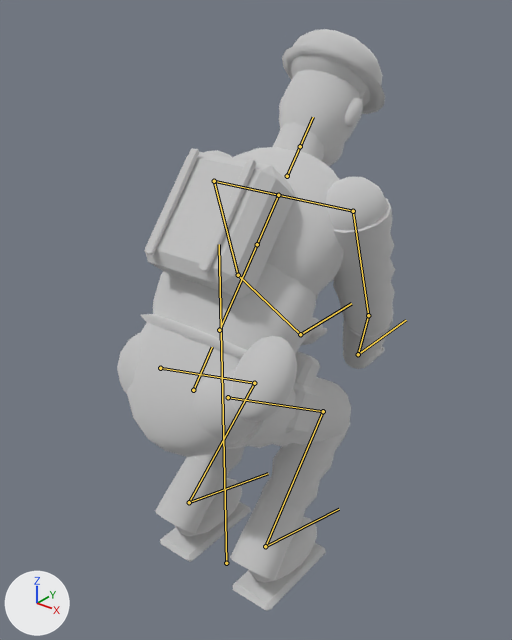
The glTF model ambush_loop/art/v2/models/enemy_patrol_lod0.glb: old version first, new version second.
Both versions are drawn from a 50 mm lens placed at (0.985, -1.102, 1.461), pointed at (-0.042, 0.181, 0.666). Lighting does not change. The marker at lower left points along +X, +Y and +Z. The first picture is the older version. Both versions are drawn at frame 12 of the action 'pickup'; the numbers are the values there. The bones that bend it are drawn over the model as lines.

Objects in the first picture: 'enemy_patrol_body'.
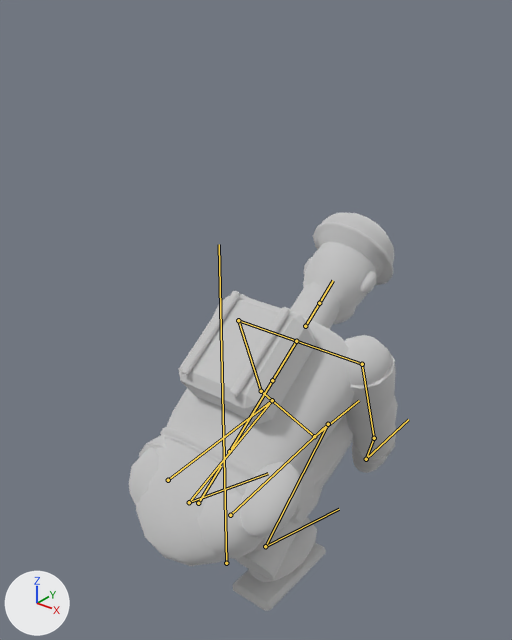
What the commit changed:
Bone 'pelvis' (bone_pelvis) moves from (0.0, -0.324, 0.1) to (0.0, -0.654, 0.1).
Bone 'pelvis' (bone_pelvis) turns from (-39, 0, 0) to (-54, 0, 0) degrees about its own x, y and z.
Bone 'clavicle.L' (bone_clavicle_l) turns from (0, -39, 0) to (0, -54, 0) degrees about its own x, y and z.
Bone 'upper_arm.L' (bone_upper_arm_l) turns from (4, 0, -12) to (5, 1, -13) degrees about its own x, y and z.
Bone 'forearm.L' (bone_forearm_l) turns from (-70, 2, -7) to (-72, 3, -5) degrees about its own x, y and z.
Bone 'clavicle.R' (bone_clavicle_r) turns from (0, 39, 0) to (0, 54, 0) degrees about its own x, y and z.
Bone 'upper_arm.R' (bone_upper_arm_r) turns from (4, 0, 12) to (5, -1, 13) degrees about its own x, y and z.
Bone 'forearm.R' (bone_forearm_r) turns from (-70, -2, 7) to (-72, -3, 5) degrees about its own x, y and z.
Bone 'thigh.L' (bone_thigh_l) moves from (0.0, 0.004, -0.013) to (0.0, 0.007, -0.017).
Bone 'thigh.L' (bone_thigh_l) turns from (95, 1, -4) to (145, 4, -3) degrees about its own x, y and z.
Bone 'shin.L' (bone_shin_l) turns from (-98, 1, 2) to (-147, 4, 1) degrees about its own x, y and z.
Bone 'foot.L' (bone_foot_l) turns from (42, -1, -2) to (57, -4, -4) degrees about its own x, y and z.
Bone 'thigh.R' (bone_thigh_r) moves from (0.0, 0.004, -0.013) to (0.0, 0.007, -0.017).
Bone 'thigh.R' (bone_thigh_r) turns from (95, -1, 4) to (145, -4, 3) degrees about its own x, y and z.
Bone 'shin.R' (bone_shin_r) turns from (-98, -1, -2) to (-147, -4, -1) degrees about its own x, y and z.
Bone 'foot.R' (bone_foot_r) turns from (42, 1, 2) to (57, 4, 4) degrees about its own x, y and z.

Changed parts and their boxes [x1, y1, x2, y2] in the pictures (512 x 640 px):
'enemy_patrol_body', posed (32% shorter)
    before: [117, 29, 395, 611]
    after: [129, 213, 398, 611]
bone 'pelvis', root to tip
    before: (193, 390) to (212, 347)
    after: (198, 503) to (221, 466)
bone 'clavicle.L', root to tip
    before: (278, 195) to (214, 181)
    after: (296, 341) to (238, 320)
bone 'upper_arm.L', root to tip
    before: (214, 181) to (238, 275)
    after: (238, 320) to (261, 391)
bone 'forearm.L', root to tip
    before: (238, 275) to (300, 334)
    after: (261, 391) to (314, 436)
bone 'clavicle.R', root to tip
    before: (278, 195) to (353, 211)
    after: (296, 341) to (362, 364)
bone 'upper_arm.R', root to tip
    before: (353, 211) to (368, 315)
    after: (362, 364) to (374, 438)
bone 'forearm.R', root to tip
    before: (368, 315) to (358, 354)
    after: (374, 438) to (366, 459)
bone 'thigh.L', root to tip
    before: (160, 368) to (254, 383)
    after: (168, 480) to (272, 400)
bone 'shin.L', root to tip
    before: (254, 383) to (189, 502)
    after: (272, 400) to (189, 502)
bone 'thigh.R', root to tip
    before: (228, 397) to (323, 411)
    after: (230, 515) to (328, 424)
bone 'shin.R', root to tip
    before: (323, 411) to (265, 546)
    after: (328, 424) to (265, 546)
